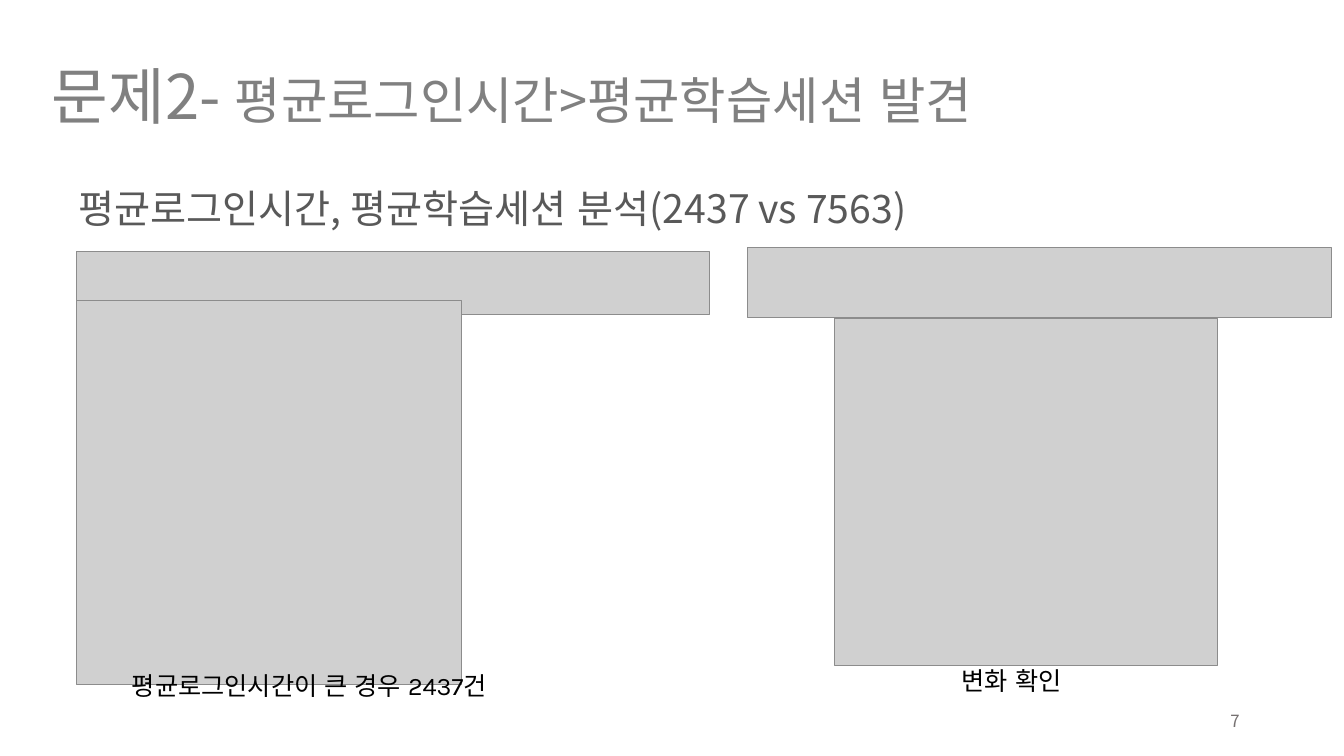
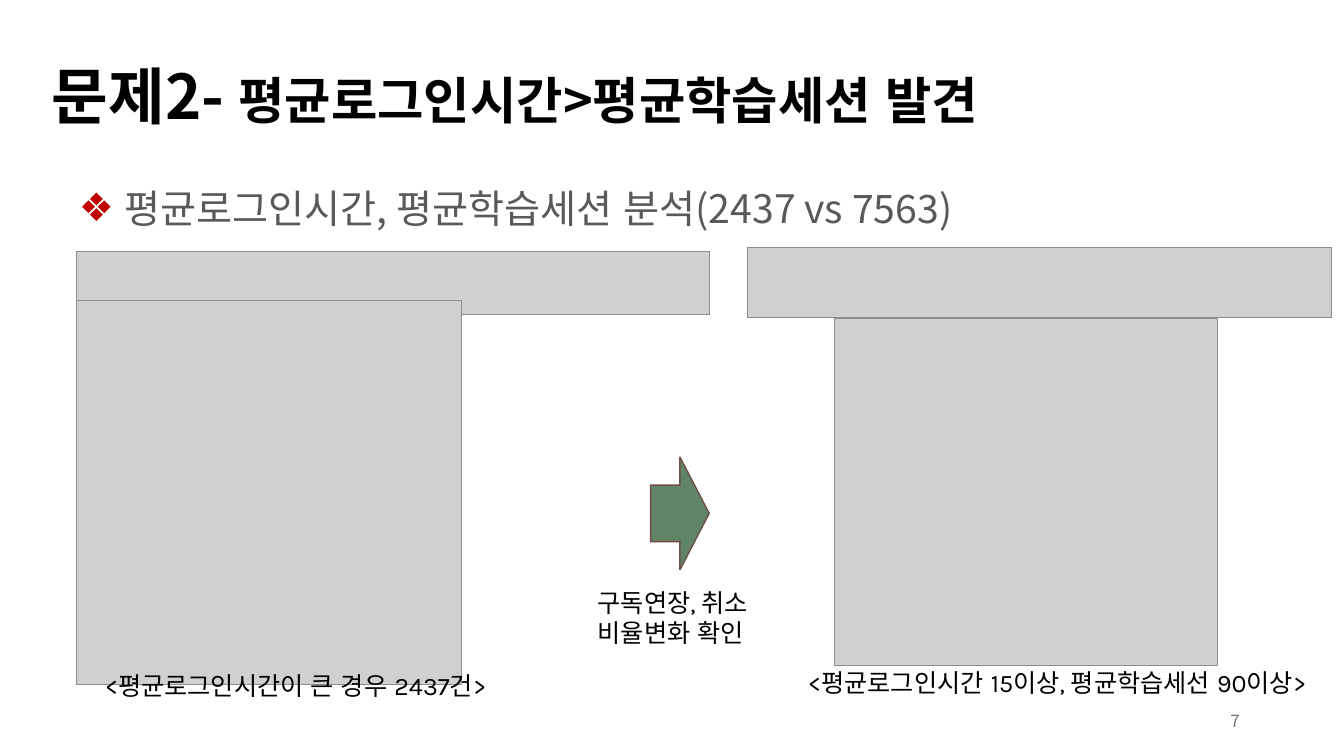
Before and after one commit to aiexplorer515/wassup_white, a slide deck: slide 7 of Project/DA_미니프로젝트.pptx. Drawn at 1344x756 pixels with LibreOffice and Linux fonts; fonts in the diff are those of the drawing; grey boxes stand for pictures. Boxes give left, top, right and bottom in pixels: in the first picture for what was removed or moved away, otherwise in the second. Text is boxed around its words. In the diff, an @@ line names an element or a change of style, - is before the commit and + after.

```diff
--- a/Project/DA_미니프로젝트.pptx
+++ b/Project/DA_미니프로젝트.pptx
@@ title "문제2- 평균로그인시간>평균학습세션 발견" at [52,67,978,125]: text colour #808080 to #000000, bold on @@
@@ text "평균로그인시간, 평균학습세션 분석(2437 vs 7563)" at [125,190,952,231]: bullet none to ❖ @@
@@ right arrow added at [651,457,710,570], fill #608467, outline #704D45 1 pt @@
@@ text at [598,591,748,644]: text changed @@
-변화 확인
+구독연장, 취소
+비율변화 확인
@@ text at [105,672,486,701]: text changed @@
-평균로그인시간이 큰 경우 2437건
+<평균로그인시간이 큰 경우 2437건>
@@ text added at [808,671,1306,695], 18 pt, text #000000 @@
+<평균로그인시간 15이상, 평균학습세선 90이상>
```
Also in this commit, not shown: 21 other slides changed.
